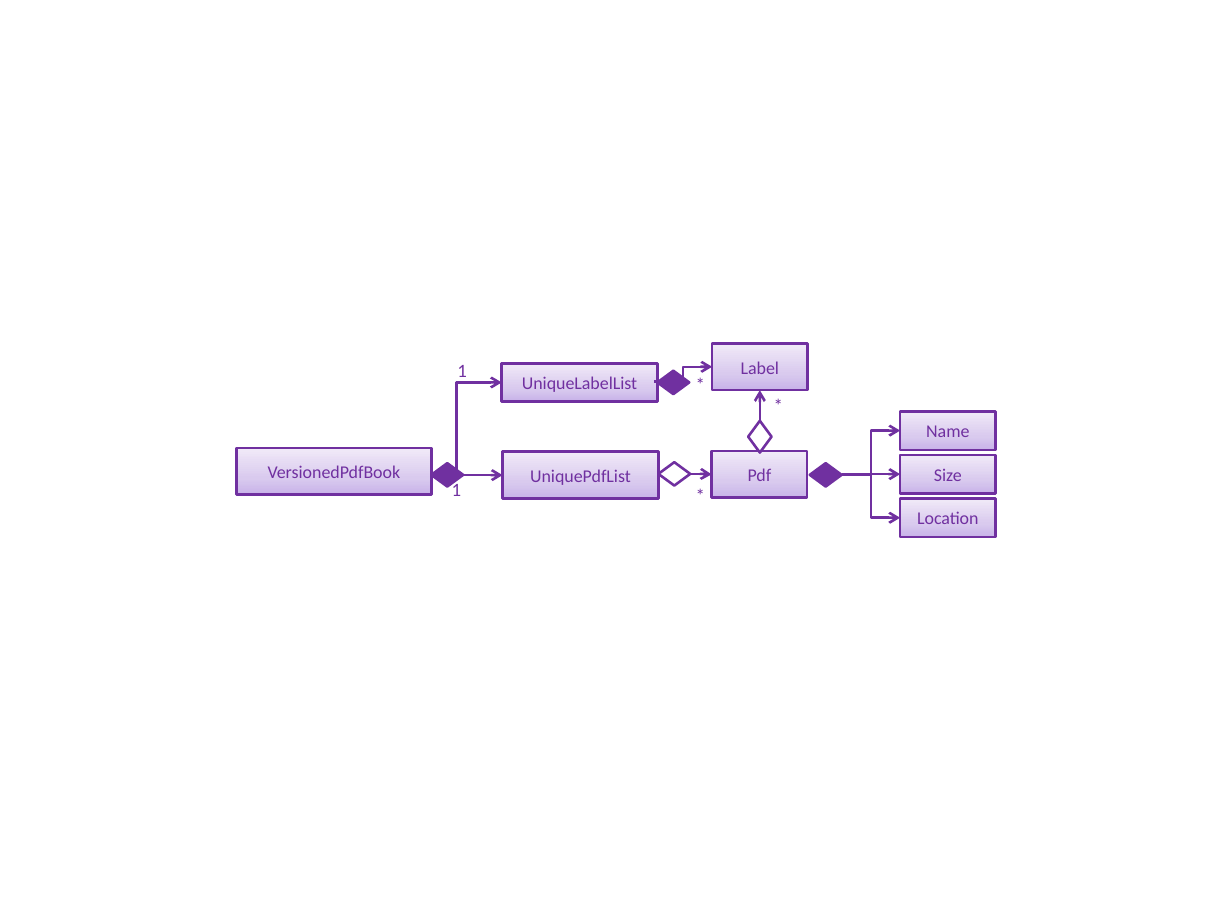
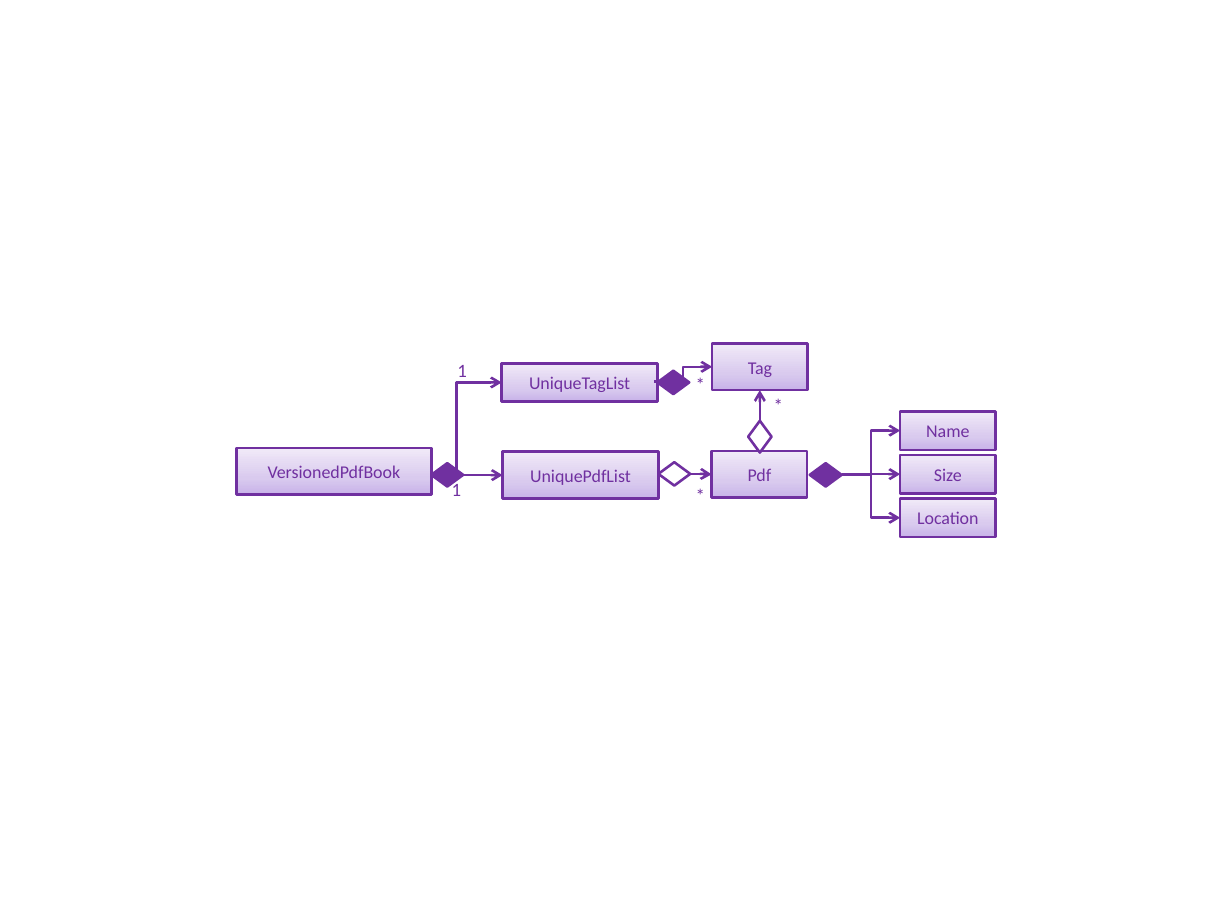
Before and after one commit to nus-cs2103-AY1819S2/addressbook-level4, a slide deck: slide 1 of docs/diagrams/ModelComponentClassBetterOopDiagram.pptx. Drawn at 1232x924 pixels with LibreOffice and Linux fonts; fonts in the diff are those of the drawing. Boxes give left, top, right and bottom in pixels: in the first picture for what was removed or moved away, otherwise in the second. Text is boxed around its words. In the diff, an @@ line names an element or a change of style, - is before the commit and + after.

```diff
--- a/docs/diagrams/ModelComponentClassBetterOopDiagram.pptx
+++ b/docs/diagrams/ModelComponentClassBetterOopDiagram.pptx
@@ text in rectangle at bbox=[529, 377, 630, 392]: text changed @@
-UniqueLabelList
+UniqueTagList
@@ text in rectangle at bbox=[748, 362, 772, 377]: text changed @@
-Label
+Tag
```
Also in this commit, not shown: 28 other files.
